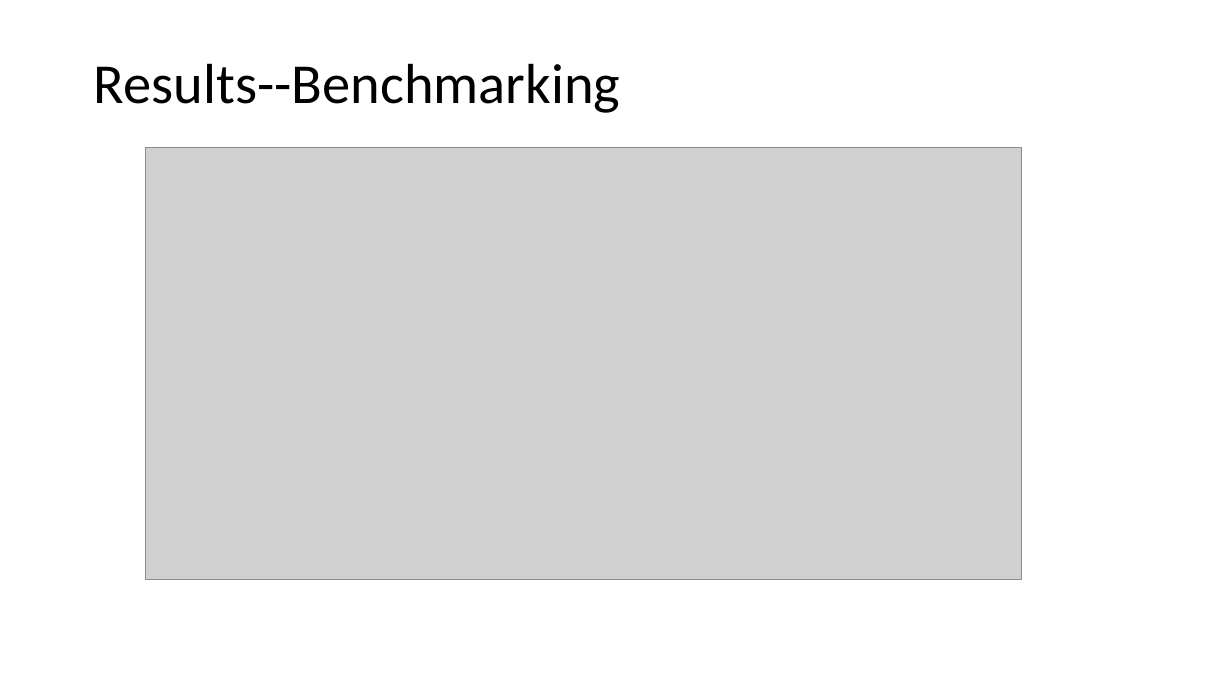
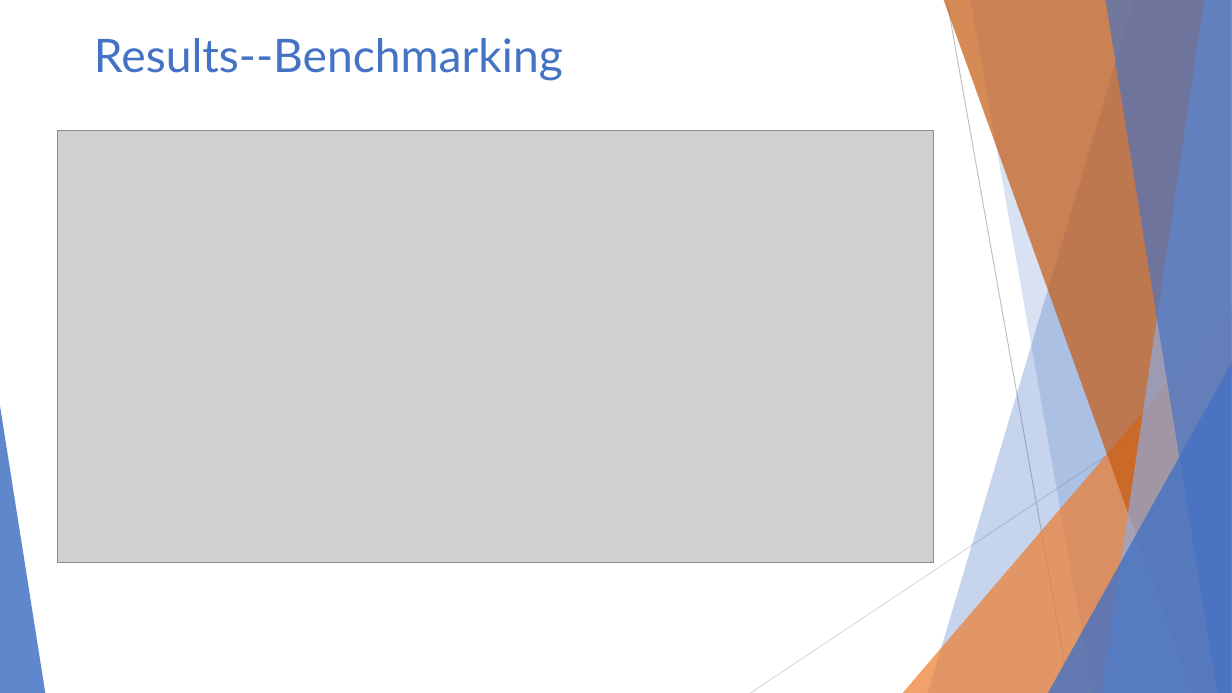
Before and after one commit to AndeyNunes/educationDEA, a slide deck: slide 11 of Project Presentation.pptx. Drawn at 1232x693 pixels with LibreOffice and Linux fonts; fonts in the diff are those of the drawing; grey boxes stand for pictures. Boxes give left, top, right and bottom in pixels: in the first picture for what was removed or moved away, otherwise in the second. Text is boxed around its words. In the diff, an @@ line names an element or a change of style, - is before the commit and + after.

```diff
--- a/Project Presentation.pptx
+++ b/Project Presentation.pptx
@@ title "Results--Benchmarking" at bbox=[94, 38, 563, 81]: size 44 to 36 pt, font Calibri to Lato, text colour #000000 to #4472C4; line spacing 0.9 to 1; vertical alignment middle to top @@
@@ picture: place and size @@
-picture at bbox=[146, 148, 1022, 579]
+picture at bbox=[58, 131, 934, 563]
@@ group added at bbox=[0, 0, 1232, 693]: 5 freeform shapes, 3 triangles, 2 lines @@
```
Also in this commit, not shown: 16 other slides changed, 3 slides added, 4 slides removed.
